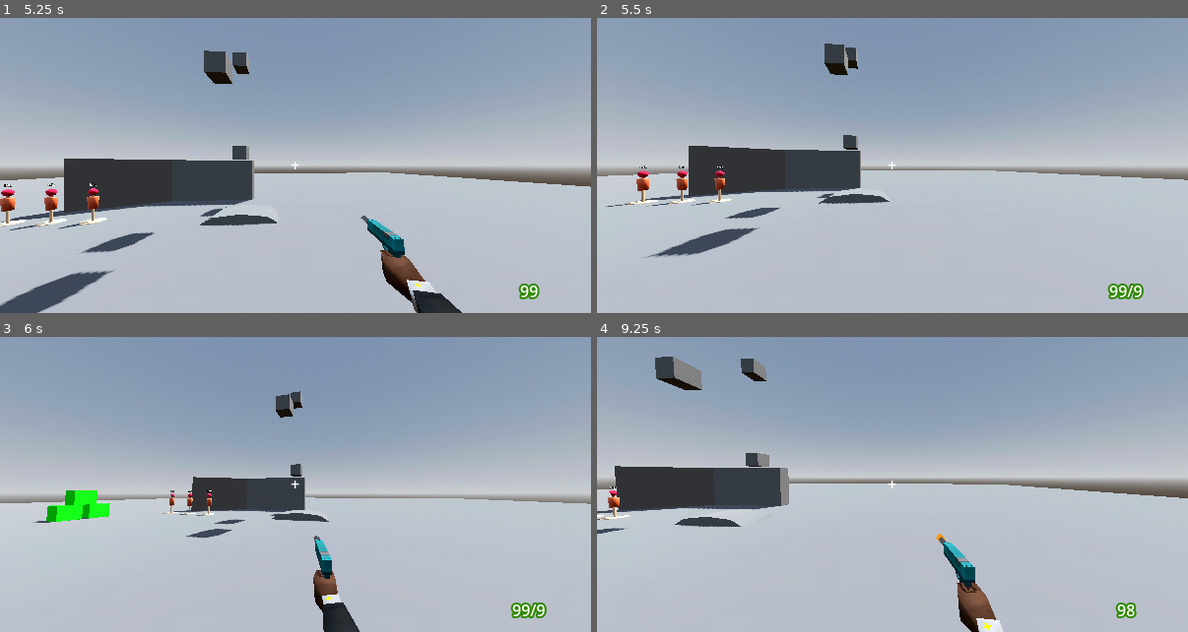
Above: before the commit, frames 1-4 (two rows, left to right).
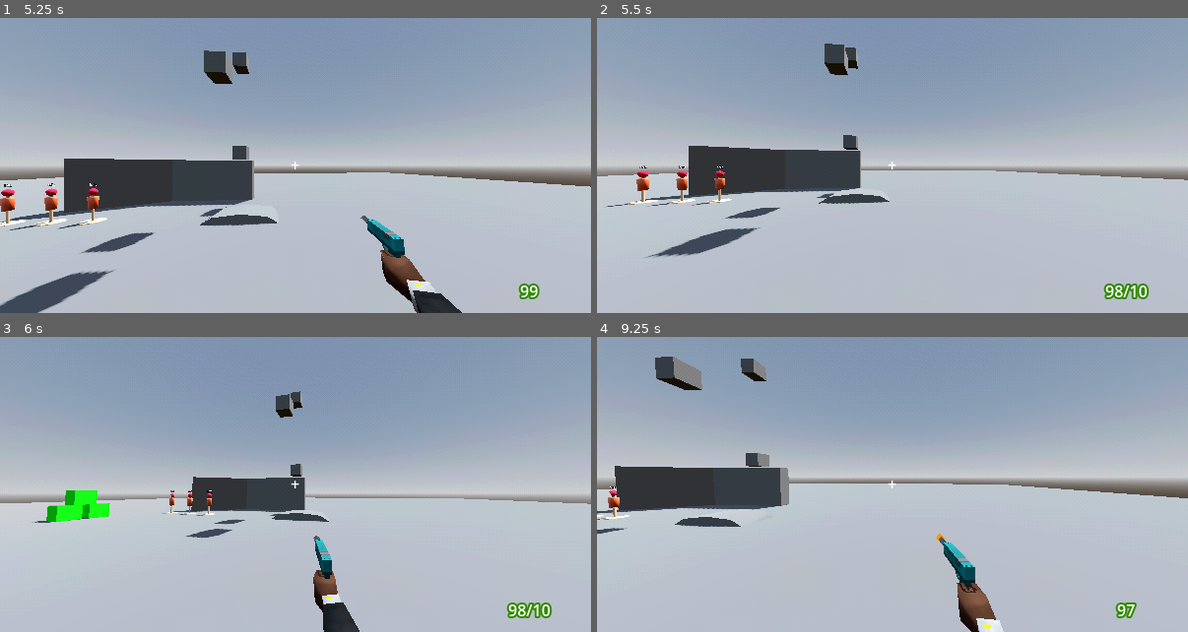
Above: after the commit, the same moments.

Repository: TheoLomeuBraga/kill-the-tower-boss
Game: Godot game, scene res://player/test_level.tscn
The game is run twice, just before and just after one commit, with the same random seed, the same clock (stepped at 60 frames per second) and the same inputs. The project has no main scene, so this scene is started directly.
Inputs (mouse positions are in pixels of both pictures, inside the frame that each line leads up to):
- Up to frame 1 (5.25 s): move the mouse to (425, 150) at 0.52 s; press the mouse at (425, 150) at 0.53 s; hold D (right) 0.53-1.28 s; tap Space (jump) at 0.77, 1.52, 3.02, 3.77, 4.52 s; tap 1 (wepon_1) at 0.8, 1.35 s; move the mouse to (265, 165) at 1.27 s; release the mouse at (265, 165) at 1.28 s; hold S (back) 1.28-2.03 s; tap 2 (wepon_2) at 1.55, 2.1 s; move the mouse to (307, 159) at 2.02 s; hold D (right) 2.03-3.53 s; tap 3 (wepon_3) at 2.3, 2.85 s; move the mouse to (289, 171) at 2.77 s; tap 4 (wepon_4) at 3.05, 3.6 s; move the mouse to (342, 168) at 3.52 s; hold A (left) 3.53-5.03 s; tap 5 (wepon_5) at 3.8, 4.35 s; tap R (reload) at 4.15 s; move the mouse to (248, 162) at 4.27 s; click (248, 162) at 4.55 s; move the mouse to (301, 165) at 5.02 s; hold S (back) from 5.03 s (still down); tap W (foward) at 5.1 s
- Up to frame 2 (5.5 s): keep holding S (back); tap 1 (wepon_1) at 5.3 s
- Up to frame 3 (6 s): move the mouse to (271, 478) at 5.77 s; release S (back) at 5.78 s; hold D (right) from 5.78 s (still down); tap E (interact) at 5.85 s
- Up to frame 4 (9.25 s): tap Space (jump) at 6.02, 6.77, 7.52, 9.02 s; tap 2 (wepon_2) at 6.05 s; move the mouse to (922, 484) at 6.52 s; tap Down (look_down) at 6.6 s; tap 3 (wepon_3) at 6.8 s; move the mouse to (862, 484) at 7.27 s; tap Left (look_left) at 7.35 s; tap 4 (wepon_4) at 7.55 s; move the mouse to (904, 478) at 8.02 s; release D (right) at 8.03 s; hold S (back) 8.03-8.78 s; tap Right (look_right) at 8.1 s; tap 5 (wepon_5) at 8.3 s; move the mouse to (886, 490) at 8.77 s; hold A (left) from 8.78 s (still down); tap Up (look_up) at 8.85 s; click (886, 490) at 9.05 s

Frame 1 is identical in both runs. In frame 2, 0.3% of the frame differs, in the area x 85-94%, y 90-96%; in frame 3, 0.3%; in frame 4, less than 0.1%.

Commit message:
add off screen wepon reload

Diff:
--- a/player/gun_control.gd
+++ b/player/gun_control.gd
@@ -7,8 +7,8 @@
 @export var camera : Camera3D
 
 @export var inventory : Array[GunInfo]
-var current_wepon_id : int = -1
-var current_wepon : GunInfo
+var current_gun_id : int = -1
+var current_gun : GunInfo
 
 @export var target_raycast : RayCast3D
 @export var ammon_display : Label
@@ -43,32 +43,70 @@
 
 var time_last_shot : float = 0.0
 
+var inventory_reload_time : Dictionary[GunInfo,float]
+func process_inventory_reload_time(delta:float) -> void:
+	for gi : GunInfo in inventory:
+		if not inventory_reload_time.has(gi):
+			inventory_reload_time[gi] = 0.0
+
+		if current_gun != gi:
+			inventory_reload_time[gi] += delta
+		else:
+			inventory_reload_time[gi] = 0.0
+
+
+func get_inventory_reload_time(gun:GunInfo) -> float:
+	if not inventory_reload_time.has(gun):
+			inventory_reload_time[gun] = 0.0
+	return inventory_reload_time[gun]
+
+func set_inventory_reload_time(gun:GunInfo,value:float) -> void:
+	if not inventory_reload_time.has(gun):
+		inventory_reload_time[gun] = 0.0
+	inventory_reload_time[gun] = value
+
+func reload_ammon() -> void:
+
+	is_reloading = false
+
+	if ammon_inventory[current_gun.ammon_type] >= current_gun.ammon_capacity:
+		ammon_inventory[current_gun.ammon_type] -= current_gun.ammon_capacity - get_ammon_on_mag(current_gun)
+		set_ammon_on_mag(current_gun,current_gun.ammon_capacity)
+	else:
+		set_ammon_on_mag(current_gun,get_ammon_on_mag(current_gun) + ammon_inventory[current_gun.ammon_type])
+		ammon_inventory[current_gun.ammon_type] = 0
+
 var is_reloading : bool = false
 var is_reloading_timer : Timer
 func set_gun(no : int) -> void:
 
-	if not no >= 0 or not no < inventory.size() or no == current_wepon_id:
+	if not no >= 0 or not no < inventory.size() or no == current_gun_id:
 		return
 
 
 	is_reloading = false
 	is_reloading_timer.stop()
 
-	current_wepon_id = min(no,inventory.size() -1)
-	current_wepon = inventory[current_wepon_id]
+	current_gun_id = min(no,inventory.size() -1)
+	current_gun = inventory[current_gun_id]
 
 	reload_audio_player.stop()
-	reload_audio_player.stream = current_wepon.reload_audio
+	reload_audio_player.stream = current_gun.reload_audio
 
 	player_model.visible = false
 
+	if get_inventory_reload_time(current_gun) >= current_gun.inventory_reload_time:
+		reload_ammon()
+
 	await get_tree().process_frame
 
 	player_model.visible = true
 
-	player_model.set_gun(current_wepon.name)
+	player_model.set_gun(current_gun.name)
 
 	time_last_shot = 0.0
+
+
 
 
 var reload_audio_player : AudioStreamPlayer
@@ -87,13 +125,13 @@
 
 func shot() -> void:
 
-	if inventory[current_wepon_id].spawn_effect != null:
-		var particle : Node = inventory[current_wepon_id].spawn_effect.instantiate()
+	if inventory[current_gun_id].spawn_effect != null:
+		var particle : Node = inventory[current_gun_id].spawn_effect.instantiate()
 		player_model.gun.muzle.add_child(particle)
 
-	for i : int in inventory[current_wepon_id].bullets_per_shot:
+	for i : int in inventory[current_gun_id].bullets_per_shot:
 		player_model.gun.shot = true
-		if inventory[current_wepon_id].special_type == GlobalEnums.WeponTime.GRAPPLE:
+		if inventory[current_gun_id].special_type == GlobalEnums.WeponTime.GRAPPLE:
 			player_movement.launch_grapple()
 		else:
 			var projectile : ProjectBehavior = ProjectBehavior.new()
@@ -108,7 +146,7 @@
 			else:
 				projectile.global_basis = player_model.gun.muzle.global_basis
 
-			var spread : float = inventory[current_wepon_id].spread
+			var spread : float = inventory[current_gun_id].spread
 			var vec_spread : Vector3 = Vector3(rng.randf_range(-1.0,1.0),rng.randf_range(-1.0,1.0),0.0)
 			if abs(vec_spread.x) + abs(vec_spread.y) > 1.0:
 				vec_spread = vec_spread.normalized()
@@ -116,7 +154,7 @@
 
 			projectile.rotation += vec_spread * spread
 
-			projectile.data = inventory[current_wepon_id].projectile_info
+			projectile.data = inventory[current_gun_id].projectile_info
 			projectile.start()
 
 var camera_rots_last_frame : Vector3
@@ -132,28 +170,18 @@
 	camera_rots_last_frame = Vector3(camera.rotation.x,body.rotation.y,0.0)
 
 
-func reload_ammon() -> void:
-	var ammon_missing : int = current_wepon.ammon_capacity - get_ammon_on_mag(current_wepon)
-
-	is_reloading = false
-
-	if ammon_inventory[current_wepon.ammon_type] >= current_wepon.ammon_capacity:
-		ammon_inventory[current_wepon.ammon_type] -= current_wepon.ammon_capacity - get_ammon_on_mag(current_wepon)
-		set_ammon_on_mag(current_wepon,current_wepon.ammon_capacity)
-	else:
-		set_ammon_on_mag(current_wepon,get_ammon_on_mag(current_wepon) + ammon_inventory[current_wepon.ammon_type])
-		ammon_inventory[current_wepon.ammon_type] = 0
+
 
 
 
 func reload() -> void:
 
-	if current_wepon.ammon_capacity < 0:
+	if current_gun.ammon_capacity < 0:
 		return
 
 	var can_reload : bool = not is_reloading
-	can_reload = can_reload and get_ammon_on_mag(current_wepon) < current_wepon.ammon_capacity
-	can_reload = can_reload and ammon_inventory[current_wepon.ammon_type] > 0
+	can_reload = can_reload and get_ammon_on_mag(current_gun) < current_gun.ammon_capacity
+	can_reload = can_reload and ammon_inventory[current_gun.ammon_type] > 0
 
 	if not can_reload:
 		return
@@ -161,7 +189,7 @@
 	reload_audio_player.play()
 	player_model.reload()
 	is_reloading = true
-	is_reloading_timer.start(current_wepon.reload_time)
+	is_reloading_timer.start(current_gun.reload_time)
 
 func _process(delta: float) -> void:
 	if Input.is_action_just_pressed("wepon_1"):
@@ -175,11 +203,13 @@
 	elif Input.is_action_just_pressed("wepon_5"):
 		set_gun(4)
 
-	if current_wepon == null:
+	process_inventory_reload_time(delta)
+
+	if current_gun == null:
 		return
 
 	var input_shot : bool = false
-	if current_wepon.is_automatic:
+	if current_gun.is_automatic:
 		input_shot = Input.is_action_pressed("shot")
 	else:
 		input_shot = Input.is_action_just_pressed("shot")
@@ -188,22 +218,23 @@
 
 	var can_shot : bool = player_model.gun != null and time_last_shot < 0.0 and not is_reloading
 	var has_ammon : bool = false
-	if current_wepon.ammon_capacity > 0:
-		has_ammon = get_ammon_on_mag(current_wepon) >= current_wepon.ammon_consumption
-	else:
-		has_ammon = ammon_inventory[current_wepon.ammon_type] >= current_wepon.ammon_consumption
+	if current_gun.ammon_capacity > 0:
+		has_ammon = get_ammon_on_mag(current_gun) >= current_gun.ammon_consumption
+	else:
+		has_ammon = ammon_inventory[current_gun.ammon_type] >= current_gun.ammon_consumption
 
 
 	if input_shot and can_shot and has_ammon:
-		time_last_shot = current_wepon.fire_rate
-		if current_wepon.ammon_type != GlobalEnums.AmmonType.ANY:
-			if current_wepon.ammon_capacity > 0:
-				set_ammon_on_mag(current_wepon,get_ammon_on_mag(current_wepon)-current_wepon.ammon_consumption)
+		time_last_shot = current_gun.fire_rate
+		if current_gun.ammon_type != GlobalEnums.AmmonType.ANY:
+			if current_gun.ammon_capacity > 0:
+				set_ammon_on_mag(current_gun,get_ammon_on_mag(current_gun)-current_gun.ammon_consumption)
 			else:
-				ammon_inventory[current_wepon.ammon_type] -= current_wepon.ammon_consumption
+				ammon_inventory[current_gun.ammon_type] -= current_gun.ammon_consumption
 
 		shot()
-	elif input_shot and can_shot and not has_ammon:
+
+	if input_shot and can_shot and not has_ammon:
 		reload()
 
 	sway_gun(delta)
@@ -212,11 +243,11 @@
 		reload()
 
 
-	ammon_display.visible = current_wepon.ammon_type != GlobalEnums.AmmonType.ANY
-	if current_wepon.ammon_capacity > 0:
-		ammon_display.text = str(ammon_inventory[current_wepon.ammon_type]) + "/" + str(get_ammon_on_mag(current_wepon))
-	else:
-		ammon_display.text = str(ammon_inventory[current_wepon.ammon_type])
+	ammon_display.visible = current_gun.ammon_type != GlobalEnums.AmmonType.ANY
+	if current_gun.ammon_capacity > 0:
+		ammon_display.text = str(ammon_inventory[current_gun.ammon_type]) + "/" + str(get_ammon_on_mag(current_gun))
+	else:
+		ammon_display.text = str(ammon_inventory[current_gun.ammon_type])
 
 	var input_dir : Vector3 = body.basis * Vector3(Input.get_axis("left","right"),0.0,Input.get_axis("foward","back")).normalized()
 	player_model.gun_animations.walk = move_toward(player_model.gun_animations.walk , input_dir.length() , delta * 4.0)
--- a/scripts/gun_info.gd
+++ b/scripts/gun_info.gd
@@ -7,6 +7,7 @@
 @export var ammon_consumption : int = 1
 @export var ammon_capacity : int = 10
 @export var reload_time : float = 1.0
+@export var inventory_reload_time : float = 2.0
 @export var reload_audio : AudioStream
 
 @export var bullets_per_shot : int = 1
Not shown, changed: TODO.txt
